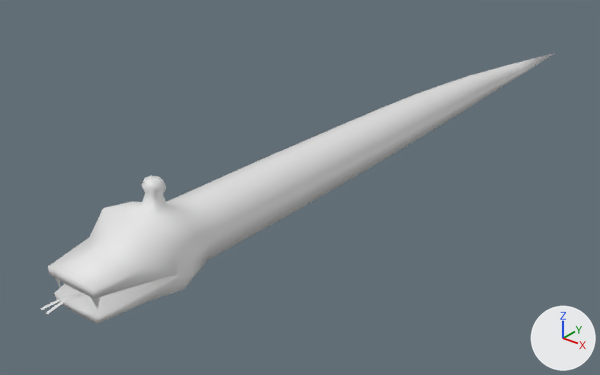
What one commit did to the Blender file 3D/enemies/enemy_007.blend.
The view is the same before and after, from a camera (50 mm lens) standing at (2.23, -2.03, 1.76) and looking at (-0.27, 1.08, -0.17). Lighting does not change. The marker at lower right points along +X, +Y and +Z.

Objects in the first picture: 'enemy_007'.
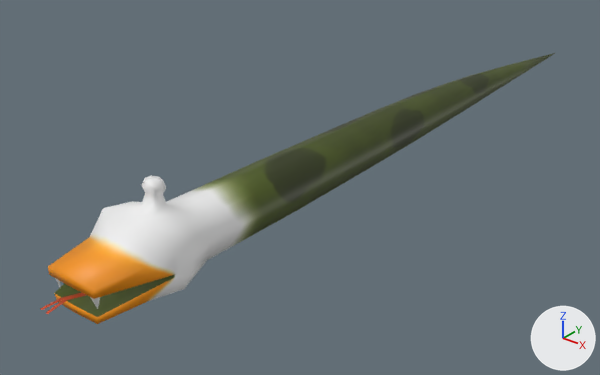
What the commit changed:
Picture 'enemy_007.png' (img_enemy_007_png) is new.
In material 'Material' (mat_material), base_color is no longer (0.8, 0.8, 0.8), white #e7e7e7.
In material 'Material' (mat_material), texture is now set to img_enemy_007_png.
me_plane_001 has 210 vertices, 206 faces and spans x -0.21..0.21, y -0.69..3.75, z 0.0..0.41.
me_plane_001 is used by ob_enemy_007; location (0.0, 0.0, 0.0).
Verts and faces of me_plane_001; kept vertices keep their numbers, new ones are numbered from 210.
Before the commit, vertices of me_plane_001: 98 (0.0, -0.27, 0.11), 99 (0.01, -0.27, 0.11), 100 (-0.01, -0.27, 0.11), 101 (0.0, -0.6, 0.11) at pixel (64, 298), 102 (0.01, -0.6, 0.11) at pixel (67, 300).
Before the commit, vertices of me_plane_001: 103 (-0.01, -0.6, 0.11) at pixel (61, 297), 104 (0.04, -0.5, 0.09), 105 (0.01, -0.5, 0.09), 106 (0.02, -0.5, 0.09), 107 (-0.01, -0.69, 0.1) at pixel (42, 310).
Before the commit, vertices of me_plane_001: 108 (-0.02, -0.69, 0.1) at pixel (39, 308), 109 (0.01, -0.69, 0.1) at pixel (45, 312), 110 (0.03, -0.69, 0.1) at pixel (47, 314), 111 (0.0, -0.38, 0.11), 112 (-0.02, -0.38, 0.11).
Before the commit, vertices of me_plane_001: 113 (-0.03, -0.38, 0.11).
Part 1, on me_plane_001:
Faces deleted: (101, 102, 110, 109), (101, 106, 104, 102), (101, 103, 105, 106), (105, 113, 112, 106), (104, 106, 112, 111), (101, 107, 108, 103).
Faces deleted: (98, 99, 111, 112), (98, 112, 113, 100).
New faces: (101, 109, 110, 102), (101, 102, 104, 106), (101, 106, 105, 103), (105, 106, 112, 113), (104, 111, 112, 106), (101, 103, 108, 107).
New faces: (98, 112, 111, 99), (98, 100, 113, 112).
me_plane_001 part 2: 195 kept faces spanning x -0.21..0.21, y -0.69..3.75, z 0.0..0.41 get new texture (UV) coordinates.

Pixel boxes [x1, y1, x2, y2] of what changed, in the pictures (600 x 375 px; the box of a moved part takes in the faces that stretch with it):
'enemy_007', surface changed (white to green)
    both: [40, 53, 555, 324]
part 1 of me_plane_001, moved or reshaped
    both: [40, 293, 86, 314]
part 2 of me_plane_001, surface changed (white to green)
    both: [48, 53, 555, 324]
